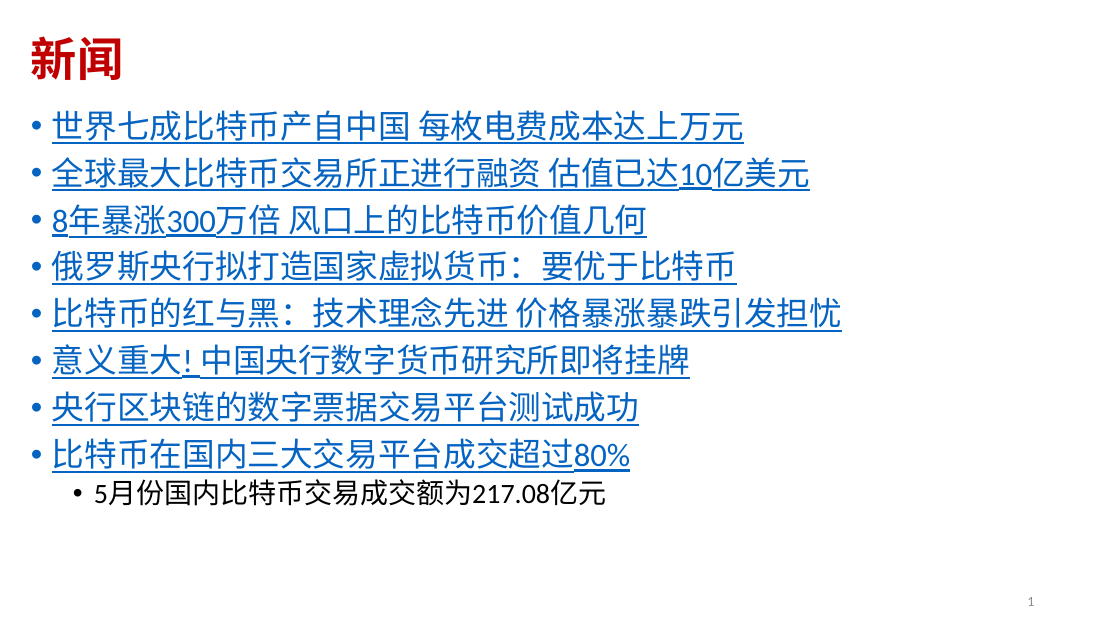
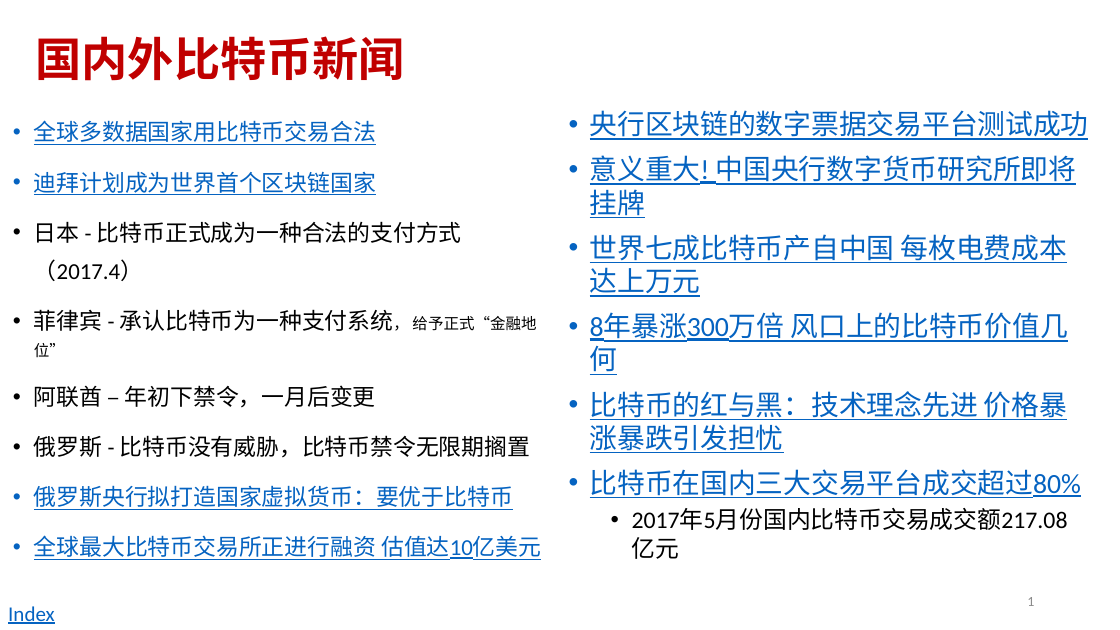
Before and after one commit to andyplusplus/blockchain, a slide deck: slide 1 of how_bitcoin_works/home.pptx. Drawn at 1120x630 pixels with LibreOffice and Linux fonts; fonts in the diff are those of the drawing. Boxes give left, top, right and bottom in pixels: in the first picture for what was removed or moved away, otherwise in the second. Text is boxed around its words. In the diff, an @@ line names an element or a change of style, - is before the commit and + after.

```diff
--- a/how_bitcoin_works/home.pptx
+++ b/how_bitcoin_works/home.pptx
@@ title at [35, 36, 405, 81]: text changed @@
-新闻
+国内外比特币新闻
@@ text "全球多数据国家用比特币交易合法": place and size @@
-text "全球多数据国家用比特币交易合法" at [52, 110, 842, 506]
+text "全球多数据国家用比特币交易合法" at [34, 120, 541, 560]
@@ text added at [590, 110, 1089, 530], 23.8 pt, text #0563C1, underline @@
+• 央行区块链的数字票据交易平台测试成功
+• 意义重大! 中国央行数字货币研究所即将挂牌
+• 世界七成比特币产自中国 每枚电费成本达上万元
+• 8年暴涨300万倍 风口上的比特币价值几何
+• 比特币的红与黑：技术理念先进 价格暴涨暴跌引发担忧
+• 比特币在国内三大交易平台成交超过80%
+  • 2017年5月份国内比特币交易成交额217.08亿元
@@ text at [34, 120, 536, 458]: text changed; size 28 to 19.6 pt; text colour #0563C1 to #000000 @@
-• 世界七成比特币产自中国 每枚电费成本达上万元
-• 全球最大比特币交易所正进行融资 估值已达10亿美元
-• 8年暴涨300万倍 风口上的比特币价值几何
+• 全球多数据国家用比特币交易合法
+• 迪拜计划成为世界首个区块链国家
+• 日本 - 比特币正式成为一种合法的支付方式（2017.4）
+• 菲律宾 - 承认比特币为一种支付系统， 给予正式“金融地位”
+• 阿联酋 – 年初下禁令，一月后变更
+• 俄罗斯 - 比特币没有威胁，比特币禁令无限期搁置
@@ text at [34, 485, 513, 510]: size 28 to 19.6 pt in "俄罗斯央行拟打造国家虚拟货币：要优于比特币"; line spacing 0.9 to 1.4 @@
@@ text at [34, 535, 541, 560]: text changed; size 28 to 19.6 pt @@
-• 比特币的红与黑：技术理念先进 价格暴涨暴跌引发担忧
-• 意义重大! 中国央行数字货币研究所即将挂牌
-• 央行区块链的数字票据交易平台测试成功
-• 比特币在国内三大交易平台成交超过80%
-  • 5月份国内比特币交易成交额为217.08亿元
+• 全球最大比特币交易所正进行融资 估值达10亿美元
@@ text added at [8, 606, 55, 624], 18 pt, text #0563C1, underline @@
+Index
```
Also in this commit, not shown: 1 other slide changed, 2 slides added, 1 slide removed, 6 other files.
